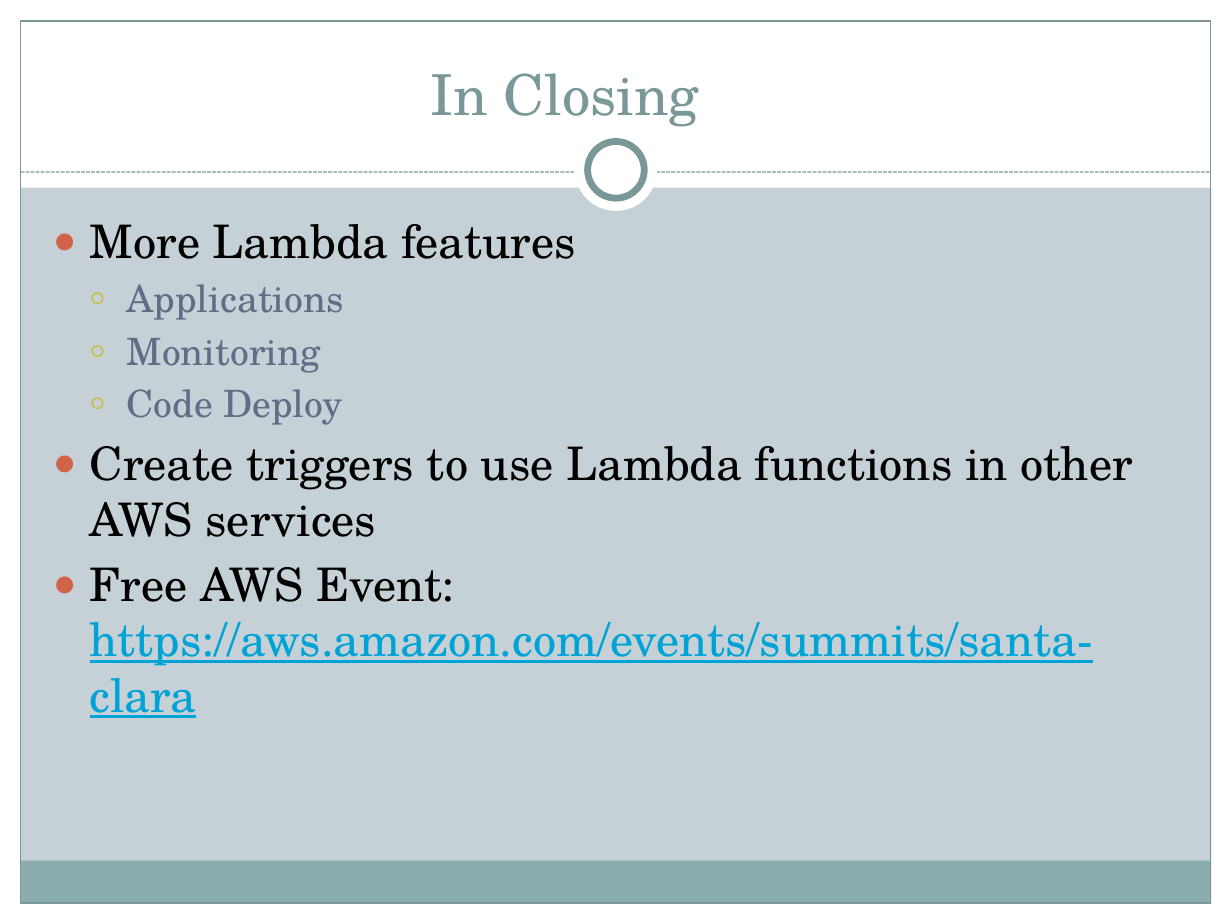
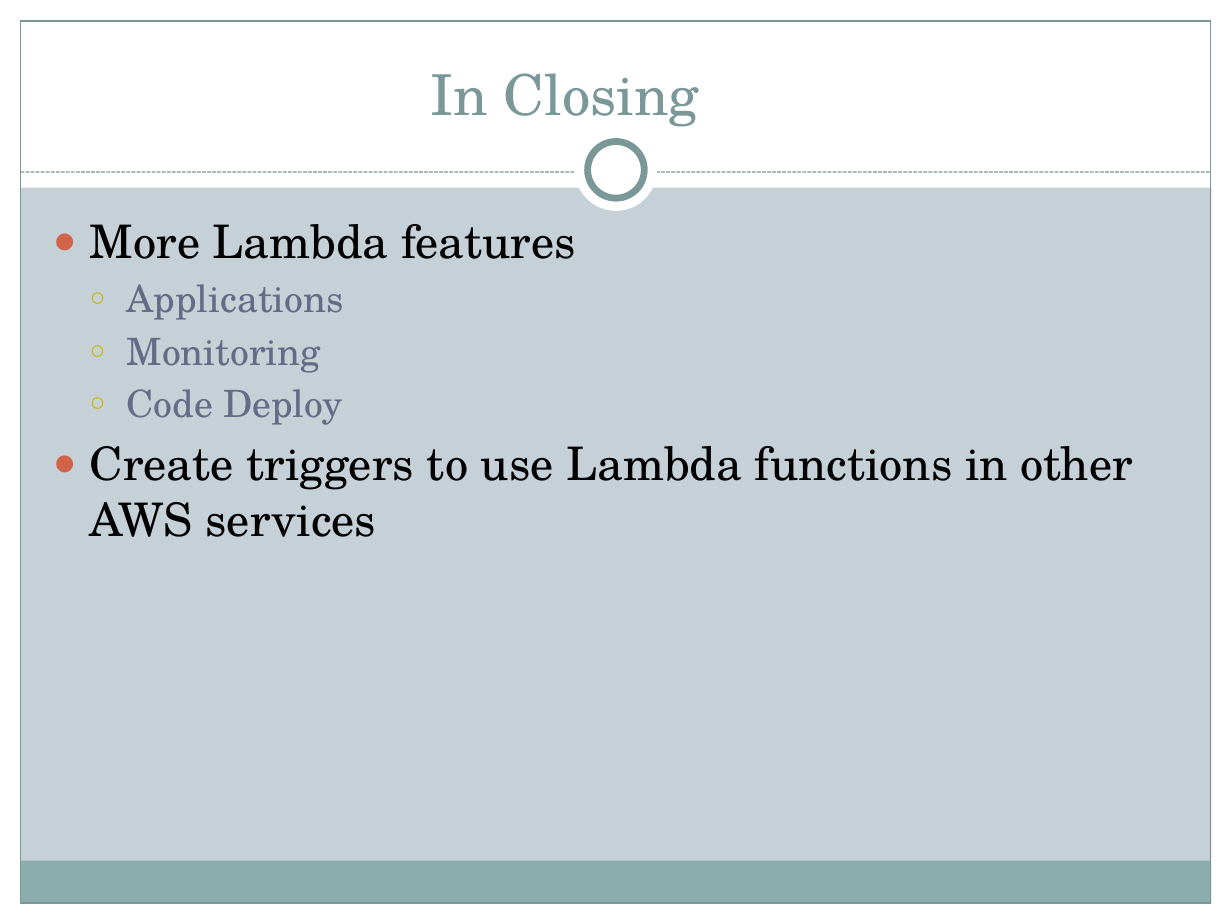
Before and after one commit to motobreath/lambda-lambda-lambda, a slide deck: slide 29 of lambda-lambda-lambda.pptx (slide 23 before the commit). Drawn at 1232x924 pixels with LibreOffice and Linux fonts; fonts in the diff are those of the drawing. Boxes give left, top, right and bottom in pixels: in the first picture for what was removed or moved away, otherwise in the second. Text is boxed around its words. In the diff, an @@ line names an element or a change of style, - is before the commit and + after.

```diff
--- a/lambda-lambda-lambda.pptx
+++ b/lambda-lambda-lambda.pptx
@@ text at (90, 567, 1093, 718): paragraph removed @@
-● Free AWS Event: https://aws.amazon.com/events/summits/santa-clara
```
Also in this commit, not shown: 8 other slides changed, 6 slides added.
